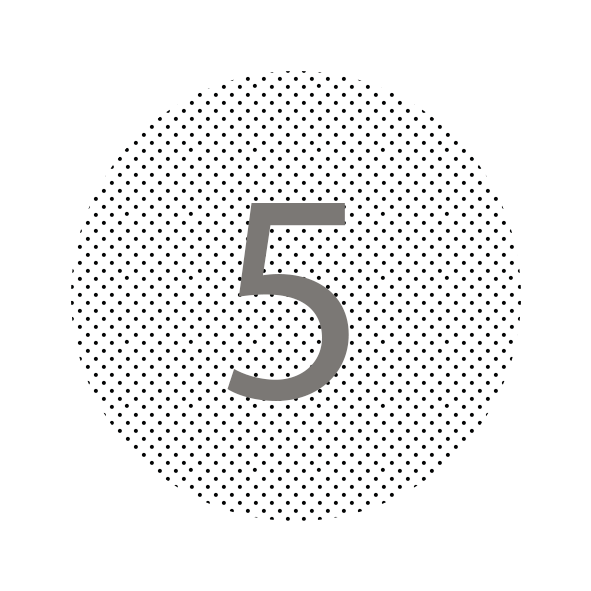
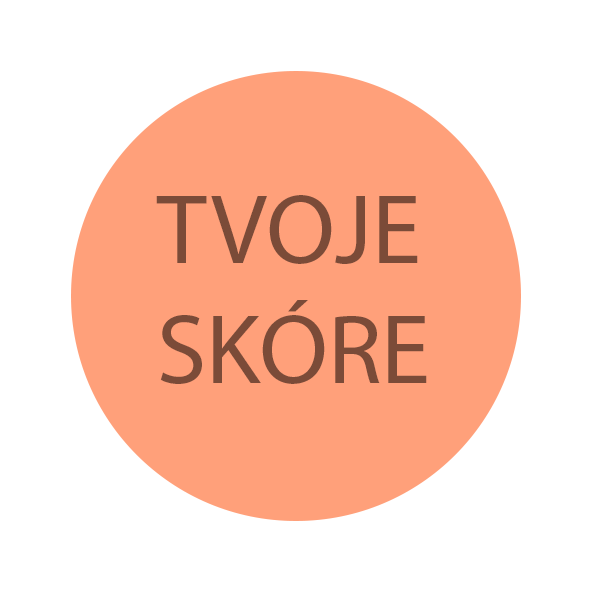
Revision of a layered w=591, h=591 image; what changed, layer by layer:
added layer "YOU" (multiply) above "5" over [156,195,427,384]
hid "5" over [227,203,349,401]
added layer "YOu" above "Others" over [71,71,521,521]
hid "Others" over [71,71,521,521]
